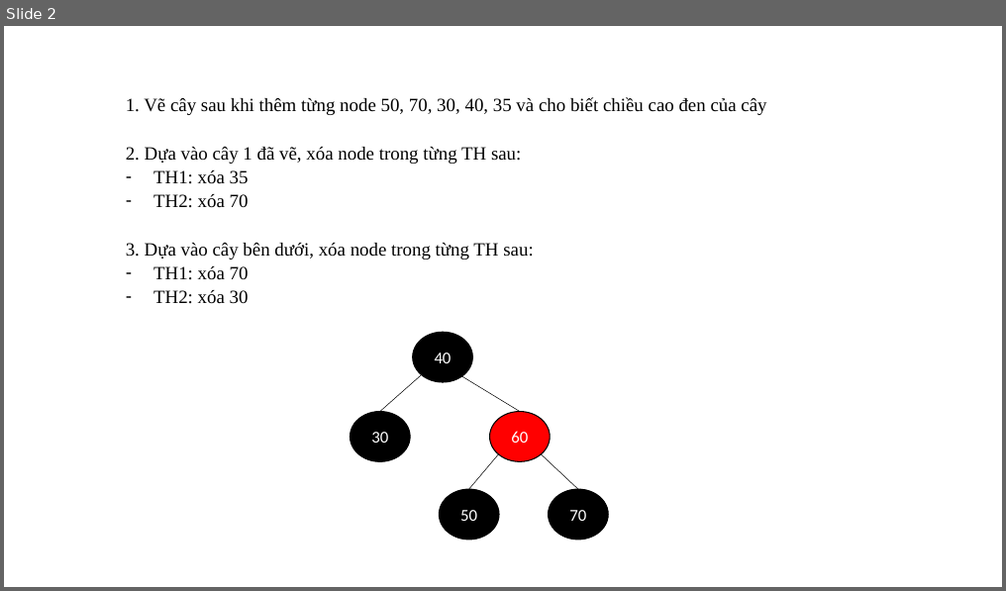
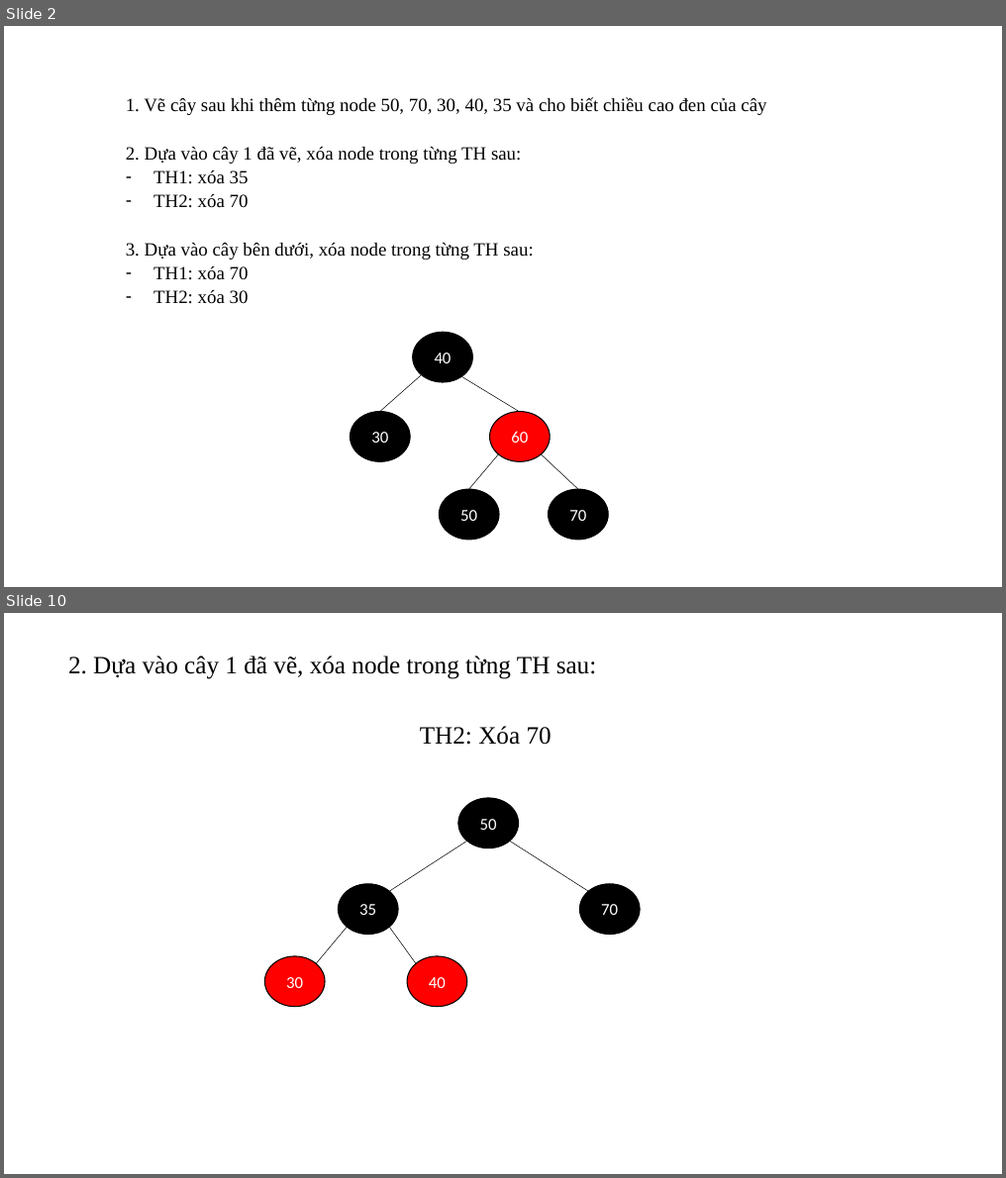
Before and after one commit to thinh-shito/Red-Black-Tree-Visualiztion, a slide deck: Homework.pptx. Shown one above the other, each under a label of ours: slide 2 before the commit, slides 2 and 10 after it; the slides between them are not shown. The pictures are 1006x591 and 1006x1178 pixels, drawn with LibreOffice and Linux fonts; fonts in the diff are those of the drawing. Boxes give left, top, right and bottom in pixels: in the first picture for what was removed or moved away, otherwise in the second. Text is boxed around its words. In the diff, an @@ line names an element or a change of style, - is before the commit and + after.

```diff
--- a/Homework.pptx
+++ b/Homework.pptx
@@ slide 10 added at <box>4,613,1002,1174</box>, background #FFFFFF @@
@@ text added at <box>68,656,597,679</box>, 24 pt, text #000000 @@
+2. Dựa vào cây 1 đã vẽ, xóa node trong từng TH sau:
@@ text added at <box>420,726,551,745</box>, 24 pt, text #000000 @@
+TH2: Xóa 70
@@ ellipse added at <box>458,798,519,848</box>, fill #000000, outline #000000 1 pt, 16 pt, text #FFFFFF @@
+50
@@ line added from (389, 891) to (467, 842), #000000 0.5 pt @@
@@ line added from (589, 891) to (510, 842), #000000 0.5 pt @@
@@ ellipse added at <box>338,884,398,934</box>, fill #000000, outline #000000 1 pt, 16 pt, text #FFFFFF @@
+35
@@ ellipse added at <box>580,884,640,934</box>, fill #000000, outline #000000 1 pt, 16 pt, text #FFFFFF @@
+70
@@ line added from (347, 928) to (316, 964), #000000 0.5 pt @@
@@ line added from (389, 928) to (416, 964), #000000 0.5 pt @@
@@ ellipse added at <box>264,957,325,1007</box>, fill #FF0000, outline #000000 1 pt, 16 pt, text #FFFFFF @@
+30
@@ ellipse added at <box>407,957,466,1007</box>, fill #FF0000, outline #000000 1 pt, 16 pt, text #FFFFFF @@
+40
```
Also in this commit, not shown: 1 slide changed, 14 other slides added, 1 other file.
